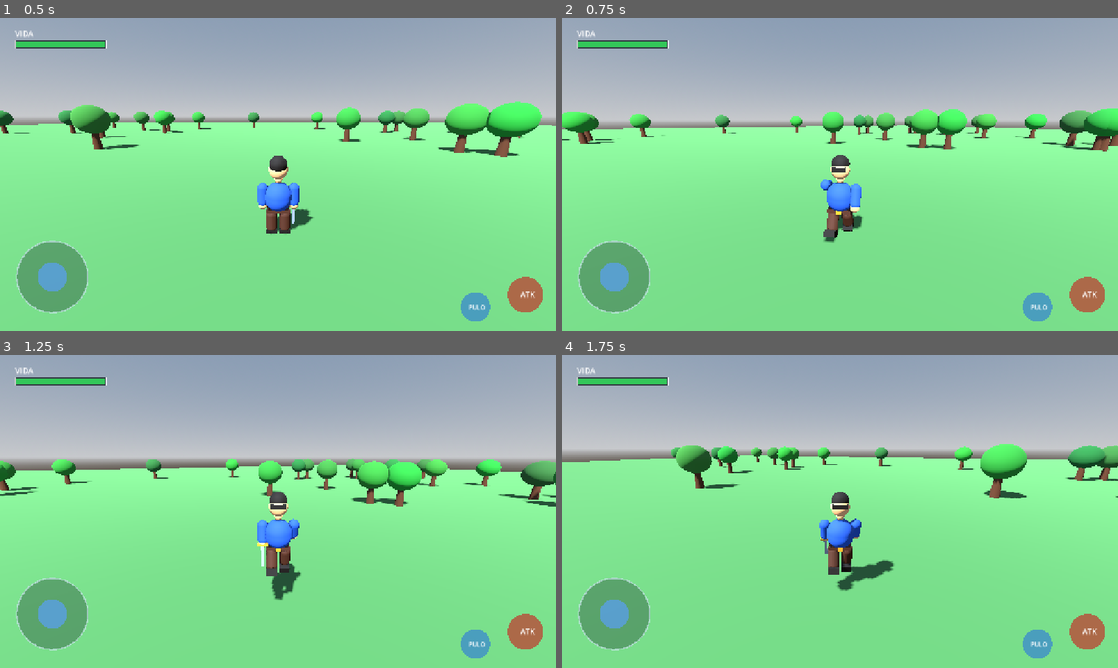
Above: before the commit, frames 1-4 (two rows, left to right).
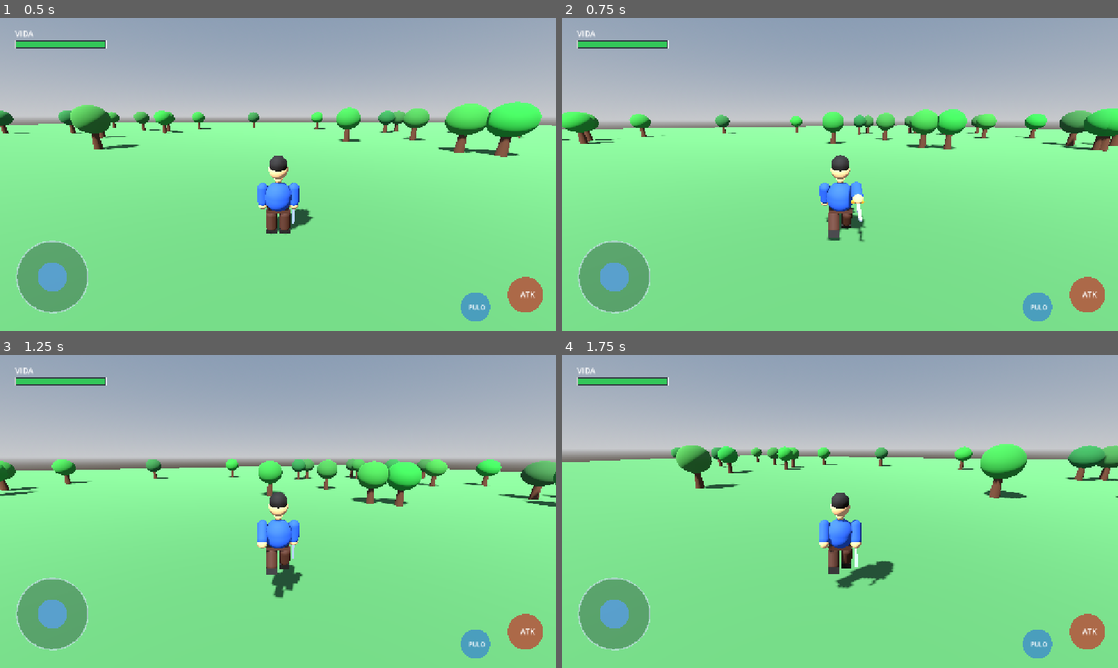
Above: after the commit, the same moments.

Repository: YohBoostel07/Aetheria-Android
Game: Godot game, scene res://scenes/world.tscn
Two runs of this game, one before a commit and one after it. Both use one fixed random seed, a clock stepped at 60 frames per second and the inputs below.
Inputs (mouse positions are in pixels of both pictures, inside the frame that each line leads up to):
- Up to frame 1 (0.5 s): no input
- Up to frame 2 (0.75 s): tap Enter at 0.5 s; move the mouse to (867, 174) at 0.52 s; hold W (move_forward) from 0.53 s (still down); tap J (attack) at 0.6 s; click (867, 174) at 0.67 s
- Up to frame 3 (1.25 s): keep holding W (move_forward); tap Space (jump) at 0.77 s
- Up to frame 4 (1.75 s): keep holding W (move_forward); move the mouse to (812, 511) at 1.27 s; tap J (attack) at 1.35 s; tap Space (jump) at 1.52 s

Frame 1 is identical in both runs. In frame 2, 0.6% of the frame differs, in the area x 46-55%, y 43-72%; in frame 3, 0.4%; in frame 4, 0.6%, in the area x 46-60%, y 43-76%.

Commit message:
Fix character animation binding and facing direction

Diff:
--- a/scripts/player.gd
+++ b/scripts/player.gd
@@ -7,7 +7,7 @@
 
 @onready var spring_arm: SpringArm3D = $SpringArm3D
 @onready var body_mesh: Node3D = $Body
-@onready var character_visual: Node3D = $Body
+@onready var character_visual = $Body
 
 var touch_move := Vector2.ZERO
 var camera_yaw := 0.0
@@ -32,7 +32,7 @@
     if direction.length() > 0.05:
         velocity.x = move_toward(velocity.x, direction.x * move_speed, acceleration * delta)
         velocity.z = move_toward(velocity.z, direction.z * move_speed, acceleration * delta)
-        body_mesh.rotation.y = lerp_angle(body_mesh.rotation.y, atan2(direction.x, direction.z), 12.0 * delta)
+        body_mesh.rotation.y = lerp_angle(body_mesh.rotation.y, atan2(-direction.x, -direction.z), 12.0 * delta)
     else:
         velocity.x = move_toward(velocity.x, 0.0, acceleration * delta)
         velocity.z = move_toward(velocity.z, 0.0, acceleration * delta)
